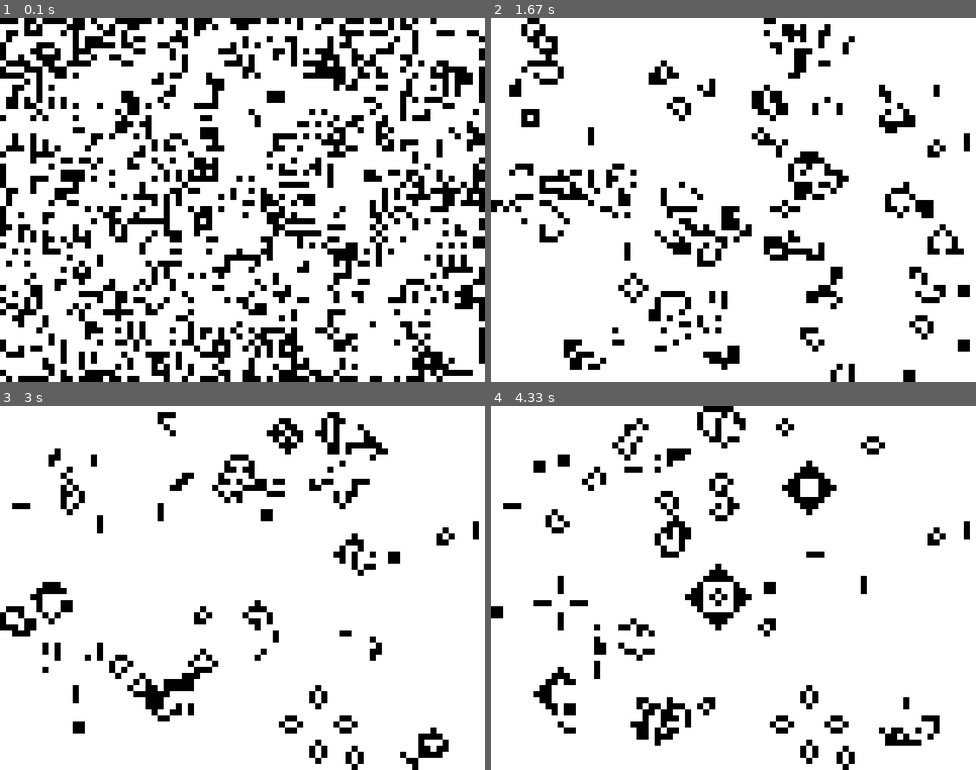
Above: before the commit, frames 1-4 (two rows, left to right).
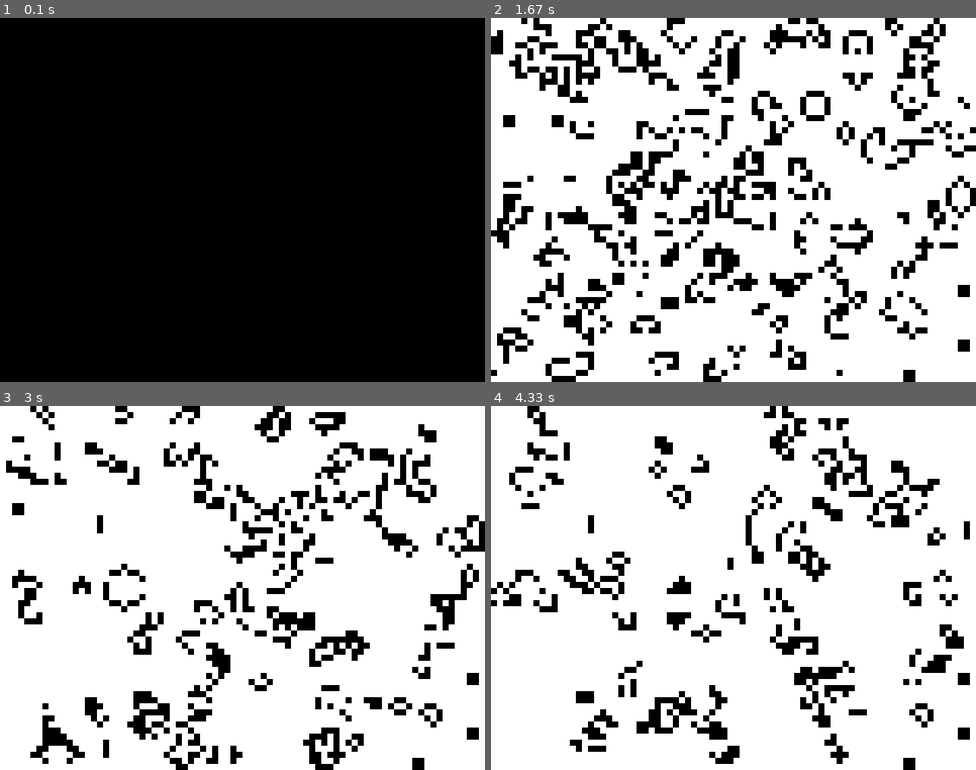
Above: after the commit, the same moments.

Repository: alexforcode/py_game_of_life
Game: pygame game, started from main.py
Two runs of this game, one before a commit and one after it. Both use one fixed random seed, a clock stepped at 60 frames per second and the inputs below.
Inputs:
- Up to frame 1 (0.1 s): no input
- Up to frame 2 (1.67 s): no input
- Up to frame 3 (3 s): no input
- Up to frame 4 (4.33 s): no input

The runs differ from the first frame. In frame 1, 72% of the frame differs, in the area x 0-100%, y 0-100%; in frame 2, 25%; in frame 3, 19%; in frame 4, 17%.

Commit message:
Game of Life: Minor changes

Diff:
--- a/data/constants.py
+++ b/data/constants.py
@@ -4,7 +4,7 @@
 SCREEN_HEIGHT = 600
 
 # Frame per second
-FPS = 30
+FPS = 10
 
 # Colors
 WHITE = (255, 255, 255)
